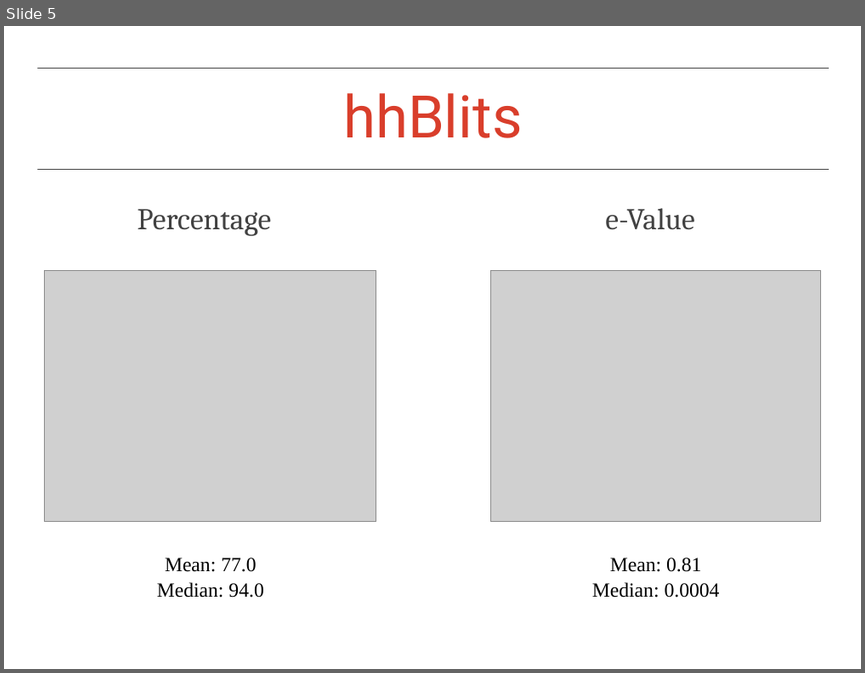
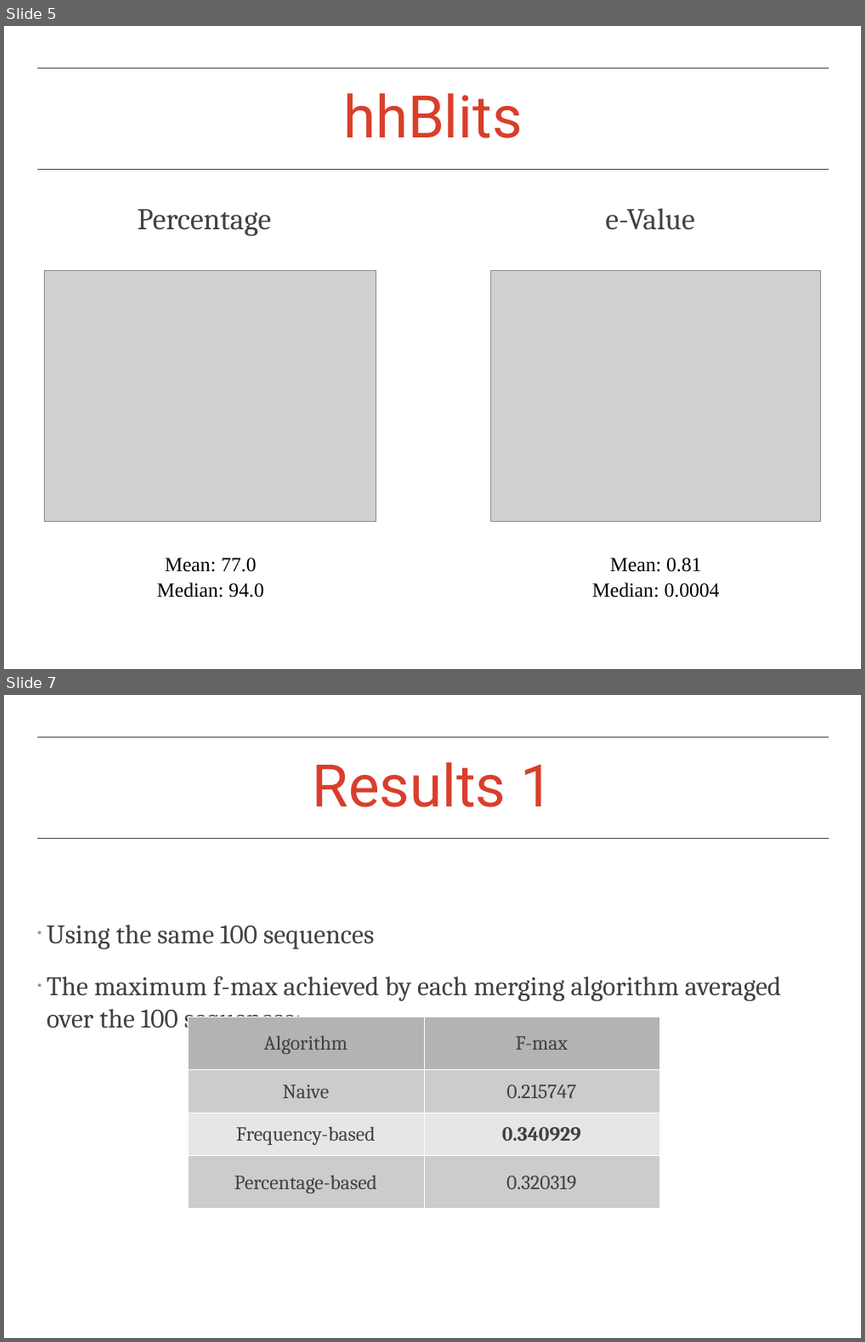
Before and after one commit to otarabai/pp2ex, a slide deck: presentations/2013.12.05/presentation.ppt. Shown one above the other, each under a label of ours: slide 5 before the commit, slides 5 and 7 after it; the slides between them are not shown. The pictures are 865x673 and 865x1342 pixels, drawn with LibreOffice and Linux fonts; fonts in the diff are those of the drawing; grey boxes stand for pictures; background and template pictures are left out. Boxes give left, top, right and bottom in pixels: in the first picture for what was removed or moved away, otherwise in the second. Text is boxed around its words. In the diff, an @@ line names an element or a change of style, - is before the commit and + after.

```diff
--- a/presentations/2013.12.05/presentation.ppt
+++ b/presentations/2013.12.05/presentation.ppt
@@ slide 7 added at [4, 695, 861, 1338], background picture (left out) @@
@@ freeform shape added at [37, 737, 828, 737], outline #444444 0.99 pt @@
@@ title added at [313, 762, 553, 807], 70 pt, text #D93E2B @@
+Results 1
@@ freeform shape added at [37, 838, 828, 838], outline #444444 0.99 pt @@
@@ text added at [46, 925, 782, 1034], 32 pt, text #414141 @@
+• Using the same 100 sequences
+• The maximum f-max achieved by each merging algorithm averaged over the 100 sequences:
@@ table added at [188, 1016, 659, 1208], 4 rows, 2 columns @@
+Algorithm | F-max
+Naive | 0.215747
+Frequency-based | 0.340929
+Percentage-based | 0.320319
```
Also in this commit, not shown: 1 slide changed, 2 other slides added, 2 slides removed, 12 other files.
